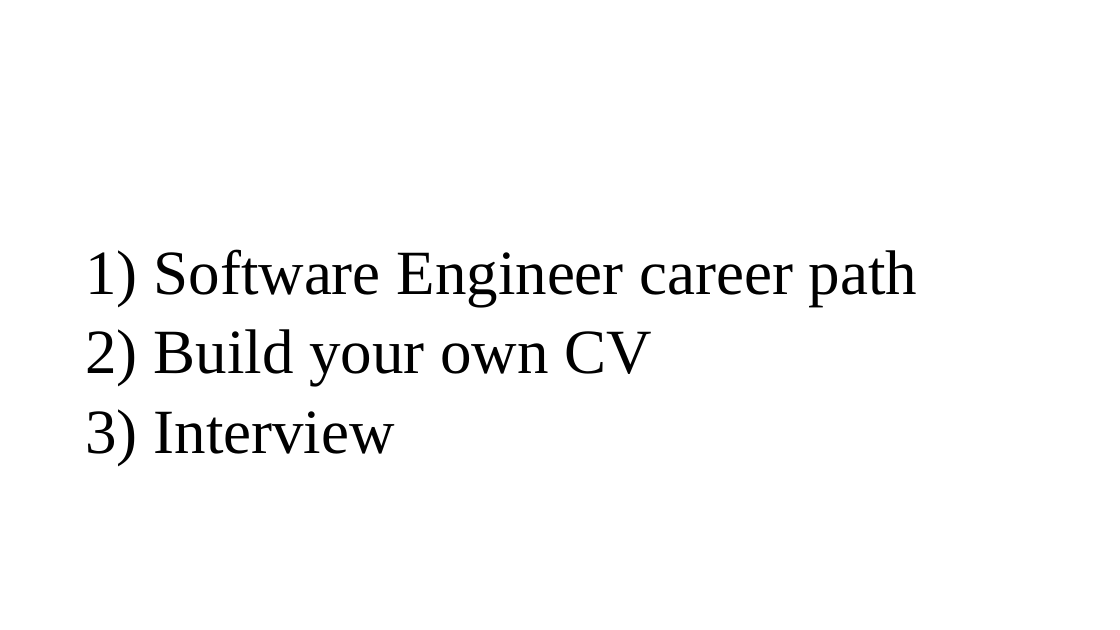
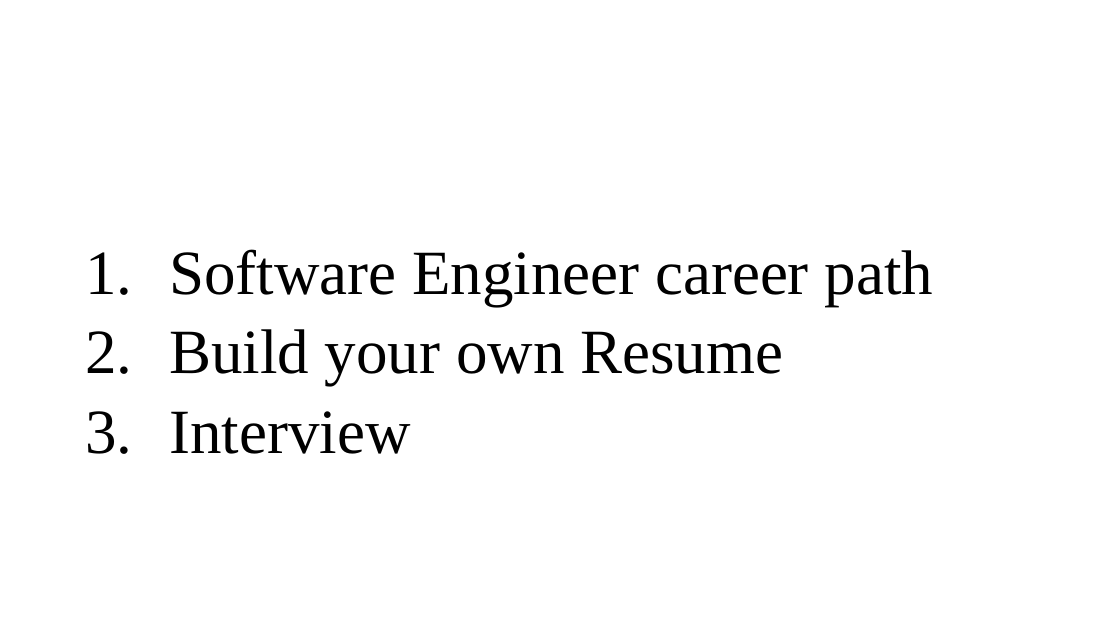
Before and after one commit to ngohungphuc/Presentation, a slide deck: slide 2 of SE.pptx. Drawn at 1120x630 pixels with LibreOffice and Linux fonts; fonts in the diff are those of the drawing. Boxes give left, top, right and bottom in pixels: in the first picture for what was removed or moved away, otherwise in the second. Text is boxed around its words. In the diff, an @@ line names an element or a change of style, - is before the commit and + after.

```diff
--- a/SE.pptx
+++ b/SE.pptx
@@ text at (169,249,933,454): bullet 1) to 1. @@
@@ text at (169,329,783,386): text changed @@
-2) Build your own CV
+2. Build your own Resume
```
Also in this commit, not shown: 7 other slides changed.
